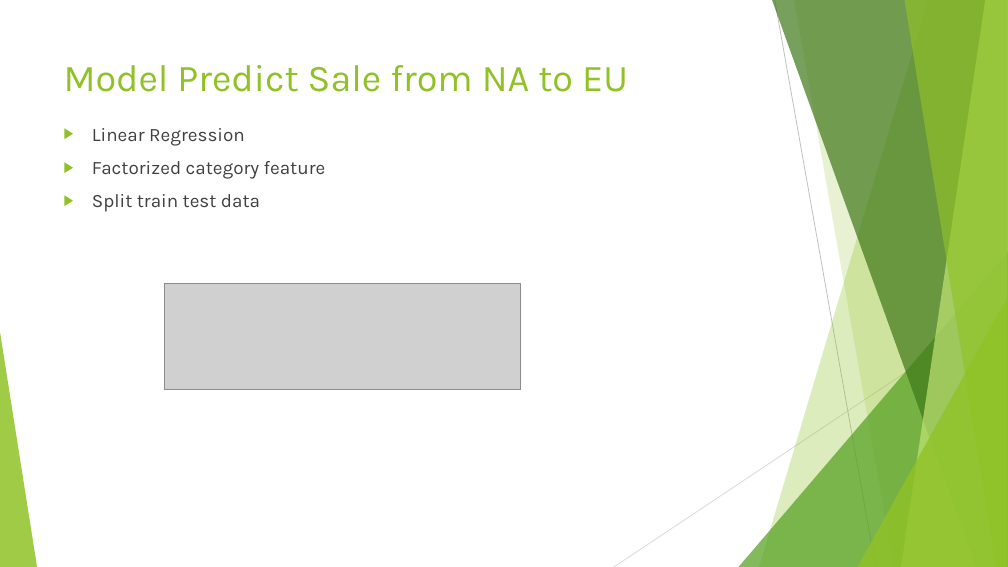
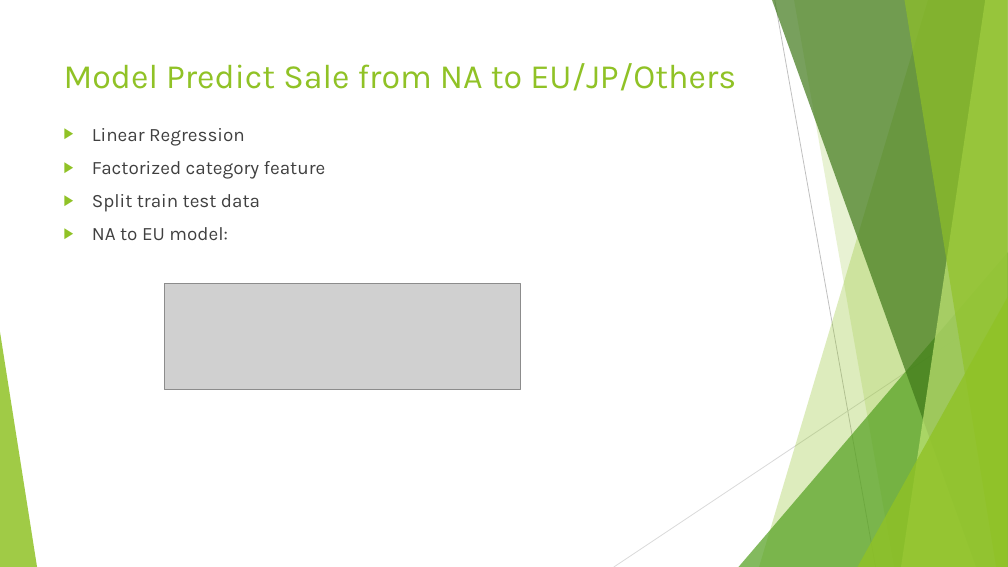
Before and after one commit to tzhang900/ds_capstone, a slide deck: slide 7 of docs/DS Capstone Project.pptx. Drawn at 1008x567 pixels with LibreOffice and Linux fonts; fonts in the diff are those of the drawing; grey boxes stand for pictures. Boxes give left, top, right and bottom in pixels: in the first picture for what was removed or moved away, otherwise in the second. Text is boxed around its words. In the diff, an @@ line names an element or a change of style, - is before the commit and + after.

```diff
--- a/docs/DS Capstone Project.pptx
+++ b/docs/DS Capstone Project.pptx
@@ title at box(64, 63, 736, 91): text changed; size 36 to 32.4 pt @@
-Model Predict Sale from NA to EU
+Model Predict Sale from NA to EU/JP/Others
@@ text at box(92, 227, 228, 240): paragraph added @@
+▶ NA to EU model:
```
Also in this commit, not shown: 6 other files.
